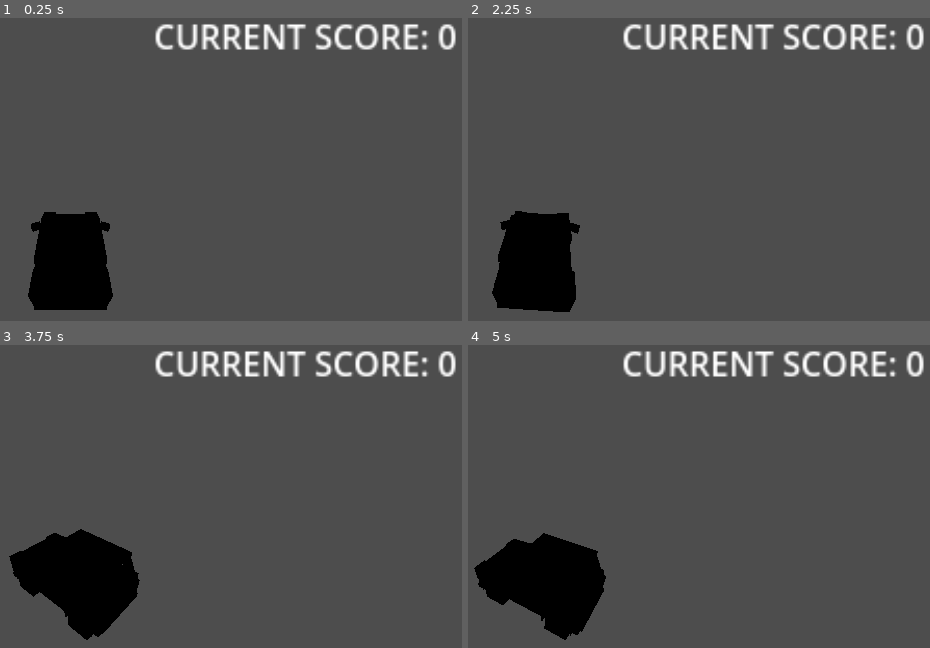
Above: before the commit, frames 1-4 (two rows, left to right).
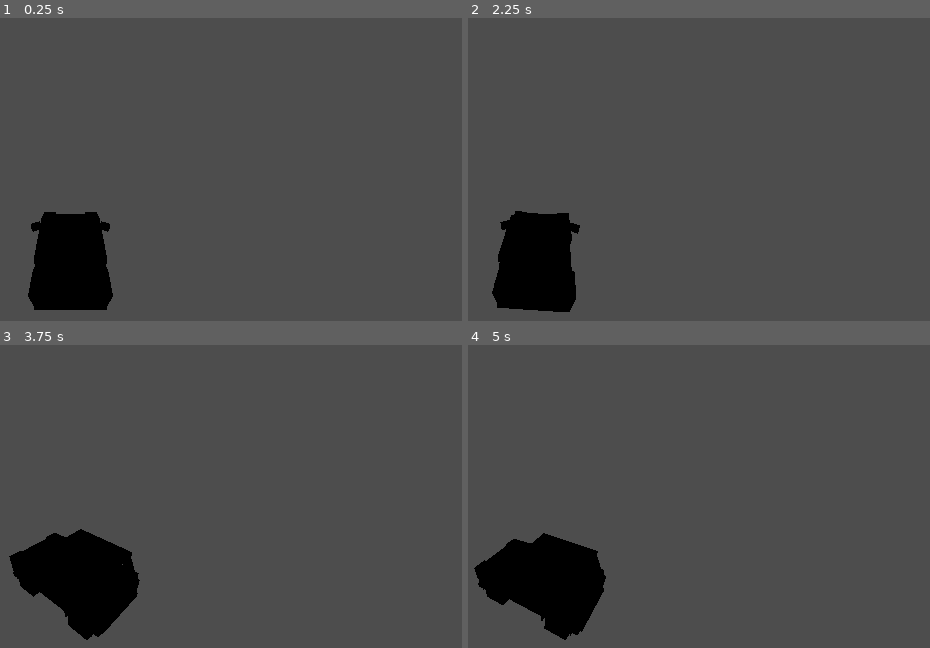
Above: after the commit, the same moments.

Repository: Calverin/Radio-Rideshare
Game: Godot game, scene res://Scenes/car.tscn
Same seed, same stepped clock (60 frames per second), same inputs: the game is played once before the commit and once after it. This scene is started directly instead of the project's main scene.
Inputs:
- Up to frame 1 (0.25 s): no input
- Up to frame 2 (2.25 s): tap Enter at 0.5 s; hold , (quick_right) 0.53-1.28 s; tap 1 (object_1) at 0.6 s; tap 2 (object_2) at 0.8, 1.35 s; hold Down (ui_down) 1.28-2.03 s; tap 0 (object_clear) at 1.55, 2.1 s; tap Space (honk) at 2 s; hold , (quick_right) from 2.03 s (still down)
- Up to frame 3 (3.75 s): tap 1 (object_1) at 2.3, 3.6 s; release , (quick_right) at 2.78 s; hold Up (ui_up) 2.78-3.53 s; tap Space (honk) at 2.85 s; tap 2 (object_2) at 3.05 s; tap Enter at 3.5 s; hold Shift (drift_left) from 3.53 s (still down)
- Up to frame 4 (5 s): keep holding Shift (drift_left); tap 0 (object_clear) at 3.8 s; tap 2 (object_2) at 4.35 s; tap 1 (object_1) at 4.55 s

The runs differ from the first frame. In frame 1, 3.1% of the frame differs, in the area x 33-99%, y 1-11%; in frame 2, 3.1%; in frame 3, 3.1%; in frame 4, 3.1%.
Error in both runs: Invalid access to property or key 'lanes' on a base object of type 'Nil'. (res://Scripts/car.gd:15)

Commit message:
Level Loader Offset issue fixed

Diff:
--- a/Scenes/car.tscn
+++ b/Scenes/car.tscn
@@ -52,10 +52,12 @@
 shape = SubResource("BoxShape3D_0wcon")
 
 [node name="ScoreBox" type="StaticBody2D" parent="."]
+visible = false
 position = Vector2(1152, 0)
 scale = Vector2(3, 3)
 
 [node name="Score" type="RichTextLabel" parent="ScoreBox"]
+visible = false
 anchors_preset = 1
 anchor_left = 1.0
 anchor_right = 1.0
--- a/Scripts/Util/level_loader.gd
+++ b/Scripts/Util/level_loader.gd
@@ -132,5 +132,5 @@
 
 func insert_object(obj: PackedScene, z: int, lane: int) -> void:
 	var child: Node3D = obj.instantiate()
-	child.position = Vector3(lane * 10, 0, z * (size - 1))
+	child.position = Vector3(lane * 10 + 10, 0, z * (size - 1))
 	$"../Objects".add_child(child)
--- a/Scripts/car.gd
+++ b/Scripts/car.gd
@@ -109,15 +109,13 @@
 	if (area.is_in_group("tap_notes")):
 		print("added to group")
 		area.add_to_group("inside_notes")
-		pass
+		return
 	# running into an obstacle that ends the game
 	if (area.is_in_group("hard_obstacles")):
 		print("game over")
 		get_tree().change_scene_to_file("res://Scenes/Menus/main_menu.tscn")
-	pass
 
 func _on_area_exited(area: Area3D):
 	if (area.is_in_group("inside_notes")):
 		print("removing from group")
 		area.remove_from_group("inside_notes")
-	pass
Not shown: 12 places in Scenes/world.tscn that only renumber resources
